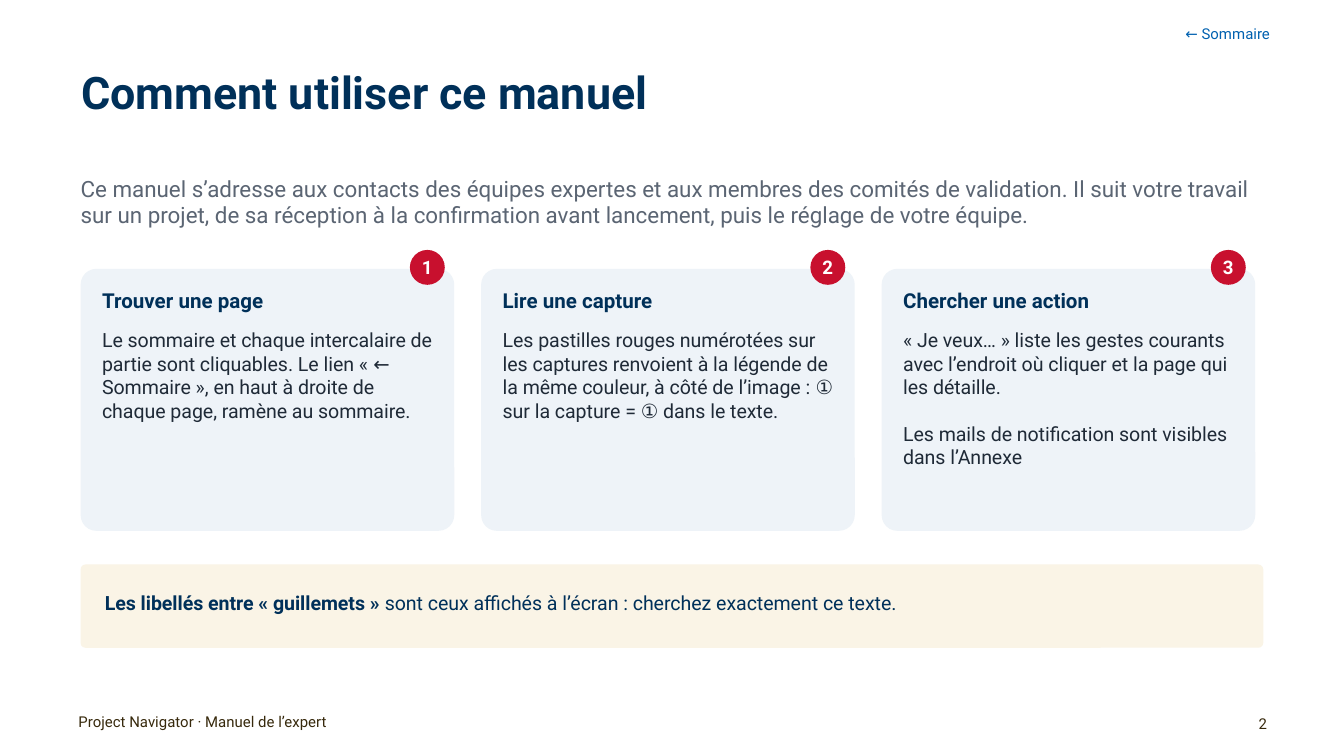
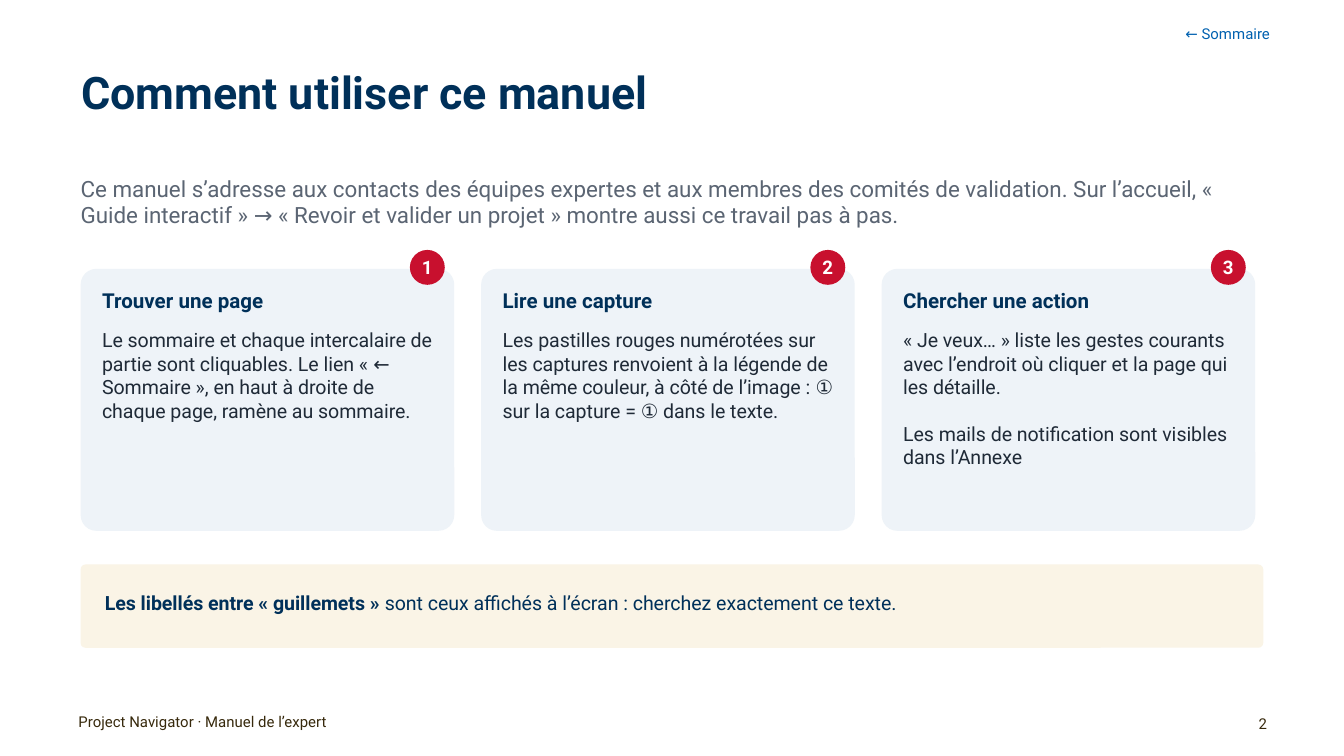
Before and after one commit to antoinelmariel-ux/ProjectNavigator, a slide deck: slide 2 of docs/Project Navigator_ Manuel SME.pptx. Drawn at 1344x756 pixels with LibreOffice and Linux fonts; fonts in the diff are those of the drawing; background and template pictures are left out. Boxes give left, top, right and bottom in pixels: in the first picture for what was removed or moved away, otherwise in the second. Text is boxed around its words. In the diff, an @@ line names an element or a change of style, - is before the commit and + after.

```diff
--- a/docs/Project Navigator_ Manuel SME.pptx
+++ b/docs/Project Navigator_ Manuel SME.pptx
@@ text at box(81, 180, 1196, 228): text changed @@
-Ce manuel s’adresse aux contacts des équipes expertes et aux membres des comités de validation. Il suit votre travail sur un projet, de sa réception à la confirmation avant lancement, puis le réglage de votre équipe.
+Ce manuel s’adresse aux contacts des équipes expertes et aux membres des comités de validation. Sur l’accueil, « Guide interactif » → « Revoir et valider un projet » montre aussi ce travail pas à pas.
```
Also in this commit, not shown: 18 other slides changed, 3 slides added, 1 other file.
